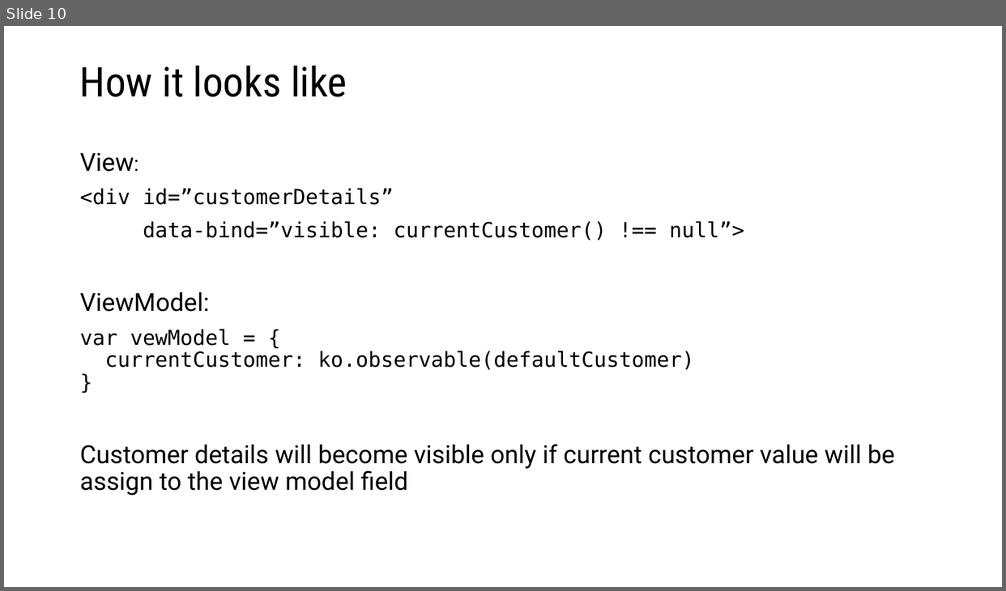
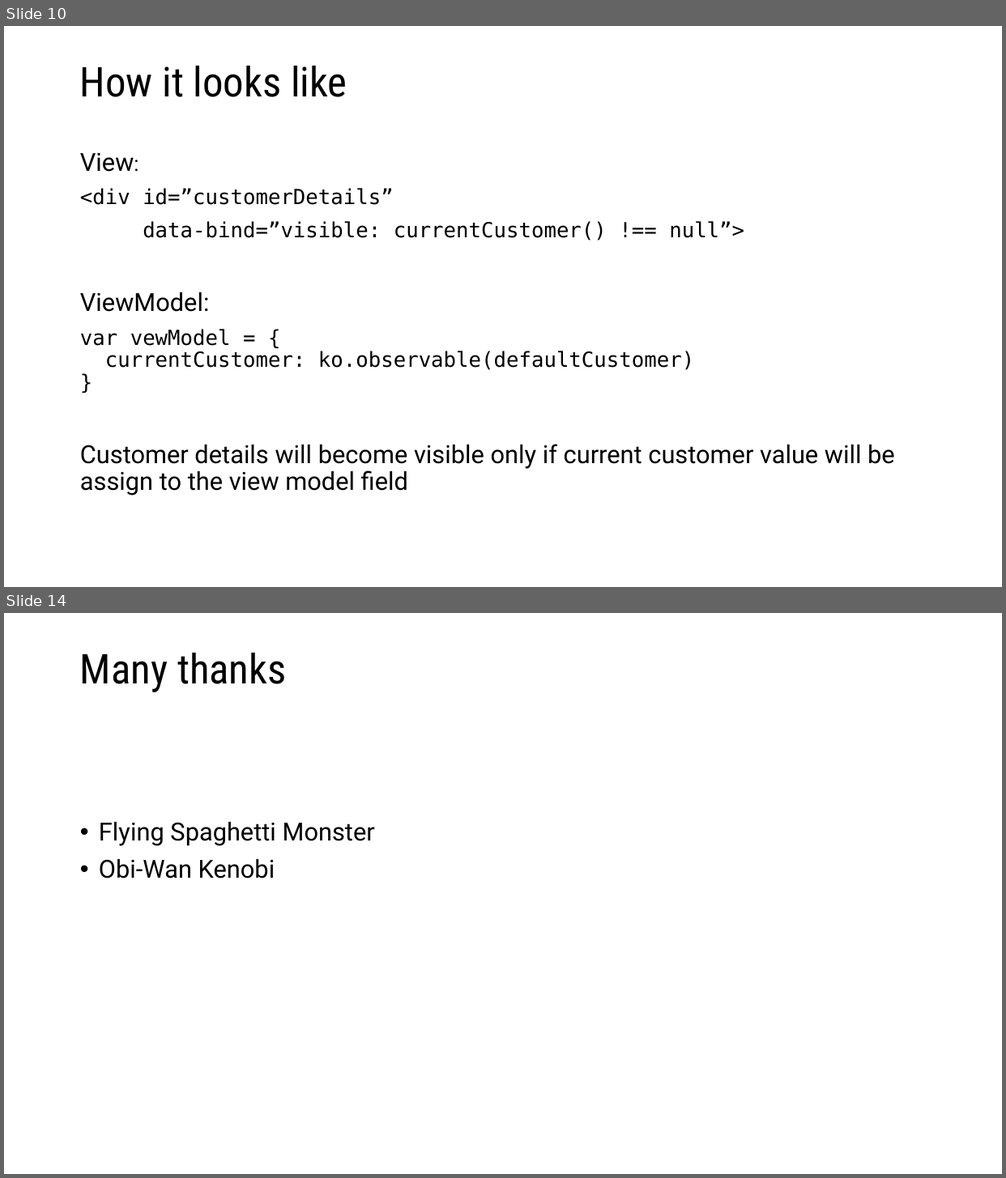
Before and after one commit to vba/presentations, a slide deck: knockout.js/knockout.js.pptx. Shown one above the other, each under a label of ours: slide 10 before the commit, slides 10 and 14 after it; the slides between them are not shown. The pictures are 1006x591 and 1006x1178 pixels, drawn with LibreOffice and Linux fonts; fonts in the diff are those of the drawing. Boxes give left, top, right and bottom in pixels: in the first picture for what was removed or moved away, otherwise in the second. Text is boxed around its words. In the diff, an @@ line names an element or a change of style, - is before the commit and + after.

```diff
--- a/knockout.js/knockout.js.pptx
+++ b/knockout.js/knockout.js.pptx
@@ slide 14 added at bbox=[4, 613, 1002, 1174], background #FFFFFF @@
@@ title added at bbox=[80, 653, 286, 692], 39.6 pt, text #000000 @@
+Many thanks
@@ text added at bbox=[99, 822, 375, 879], 24 pt, text #000000 @@
+• Flying Spaghetti Monster
+• Obi-Wan Kenobi
```
Also in this commit, not shown: 1 slide changed, 2 other slides added.
